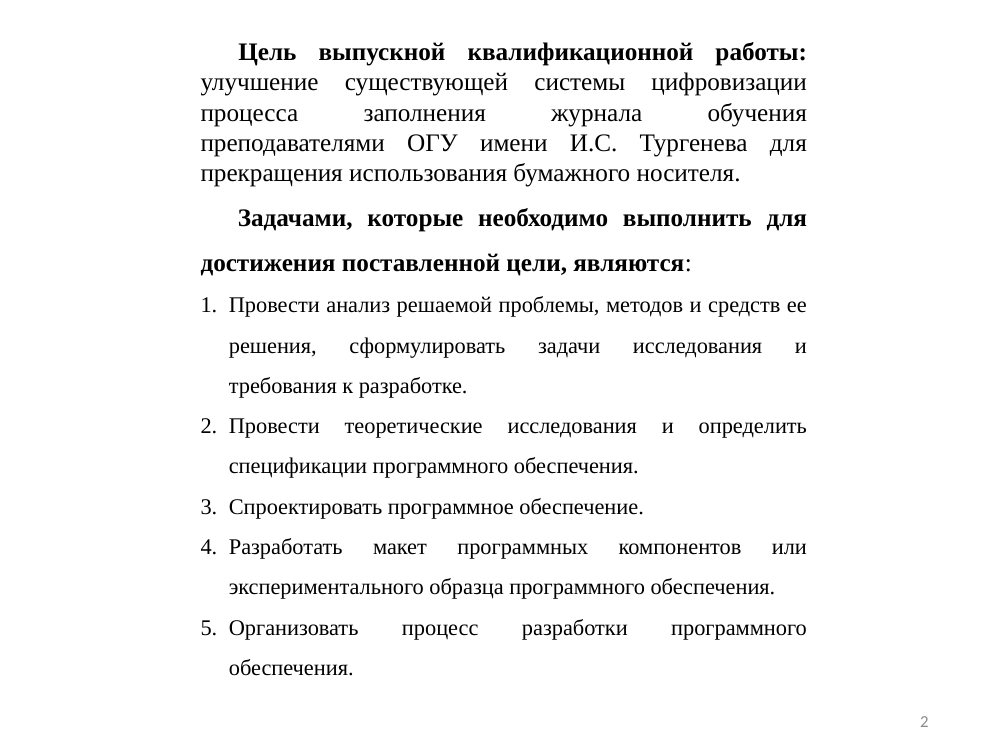
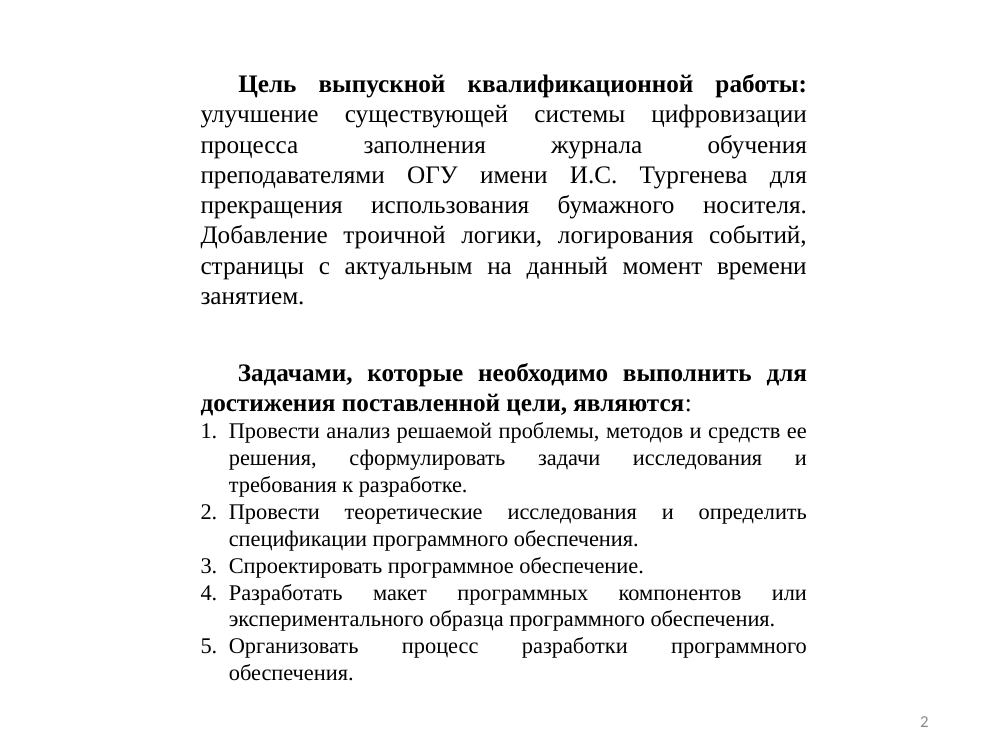
Before and after one commit to kuskas112/Labs, a slide deck: slide 2 of ВКР/ВКР_Василения_21ПГ.pptx. Drawn at 1008x756 pixels with LibreOffice and Linux fonts; fonts in the diff are those of the drawing. Boxes give left, top, right and bottom in pixels: in the first picture for what was removed or moved away, otherwise in the second. Text is boxed around its words. In the diff, an @@ line names an element or a change of style, - is before the commit and + after.

```diff
--- a/ВКР/ВКР_Василения_21ПГ.pptx
+++ b/ВКР/ВКР_Василения_21ПГ.pptx
@@ text at [201, 74, 807, 305]: text changed @@
-Цель выпускной квалификационной работы: улучшение существующей системы цифровизации процесса заполнения журнала обучения преподавателями ОГУ имени И.С. Тургенева для прекращения использования бумажного носителя.
+Цель выпускной квалификационной работы: улучшение существующей системы цифровизации процесса заполнения журнала обучения преподавателями ОГУ имени И.С. Тургенева для прекращения использования бумажного носителя. Добавление троичной логики, логирования событий, страницы с актуальным на данный момент времени занятием.
@@ text "Задачами, которые необходимо выполнить для ...": place and size @@
-text "Задачами, которые необходимо выполнить для ..." at [201, 208, 807, 676]
+text "Задачами, которые необходимо выполнить для ..." at [201, 363, 807, 681]
@@ text "Задачами, которые необходимо выполнить для ..." at [201, 363, 807, 681]: line spacing 1.5 to 1 @@
```
Also in this commit, not shown: 2 other slides changed, 1 other file.
